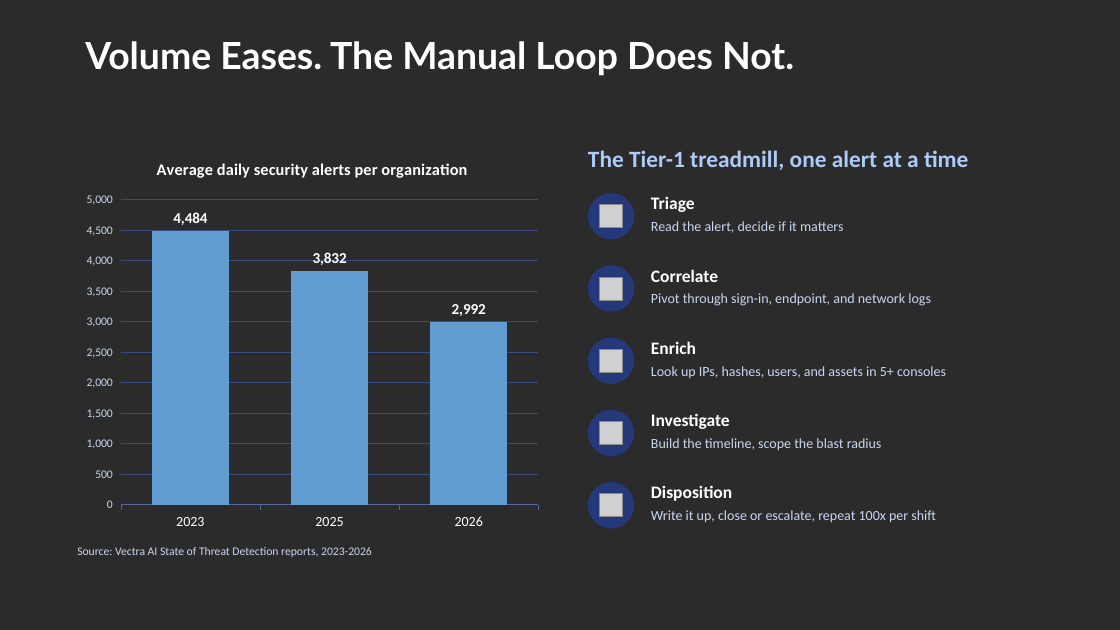
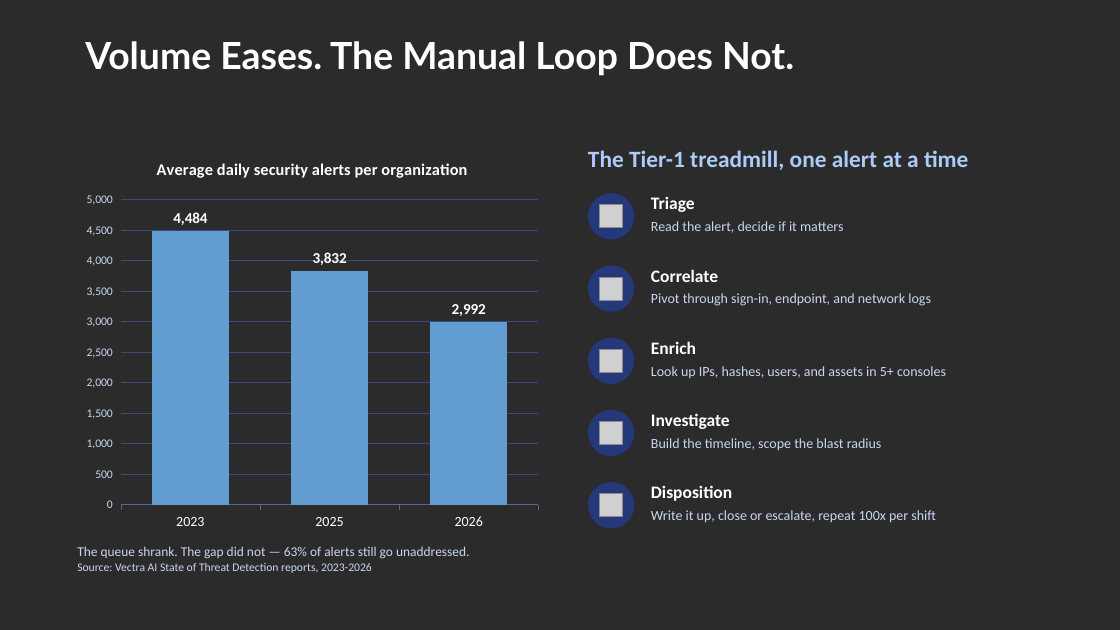
Before and after one commit to rod-trent/MMSMOA, a slide deck: slide 7 of SlideDecks/Empowering SOC Teams - MMS Midway 2026.pptx. Drawn at 1120x630 pixels with LibreOffice and Linux fonts; fonts in the diff are those of the drawing; grey boxes stand for pictures; background and template pictures are left out; a plain dark background stands for a picture behind light text. Boxes give left, top, right and bottom in pixels: in the first picture for what was removed or moved away, otherwise in the second. Text is boxed around its words. In the diff, an @@ line names an element or a change of style, - is before the commit and + after.

```diff
--- a/SlideDecks/Empowering SOC Teams - MMS Midway 2026.pptx
+++ b/SlideDecks/Empowering SOC Teams - MMS Midway 2026.pptx
@@ text at box(77, 546, 469, 559): paragraph added @@
+The queue shrank. The gap did not — 63% of alerts still go unaddressed.
```
Also in this commit, not shown: 3 other slides changed, 2 other files.
